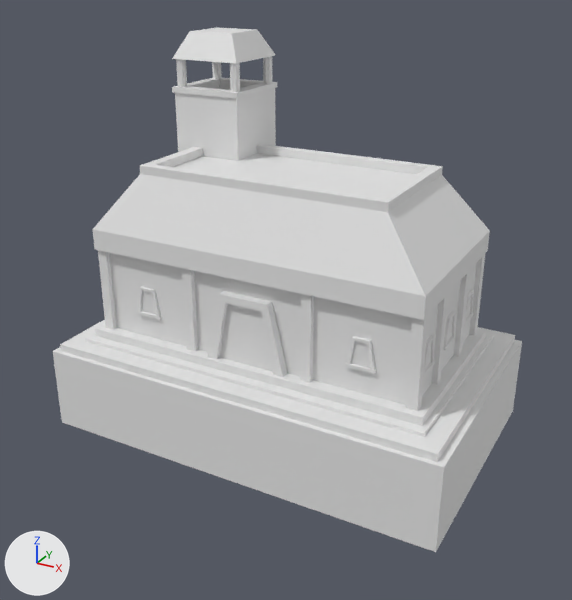
The COLLADA model art/meshes/structural/incas/civic_centre.dae as it was, and as the next commit left it.
Rendered twice from a 50 mm camera at (23.2, -42.8, 24.5) aimed at (0.4, -1.3, 3.7). The lights are fixed; the arrows at lower left show +X, +Y and +Z. Vertices at the same position are counted once.
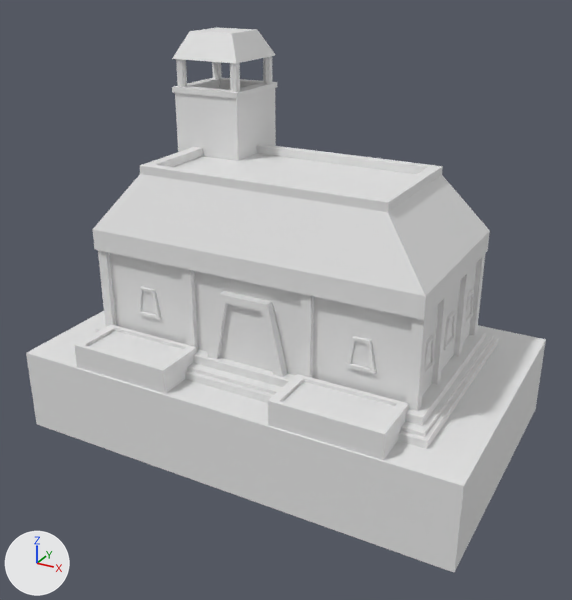
Boxes [x1, y1, x2, y2] around the edits, measured in the pictures (572 x 600 px; the box of a moved part takes in the faces that stretch with it):
'Cube_006', reshaped (11% wider): before [53, 27, 522, 552]; after [26, 27, 546, 573]
part 1 of me_cube_009, added: after [74, 324, 197, 394]
part 2 of me_cube_009, added: after [268, 374, 409, 460]
part 3 of me_cube_009, moved or reshaped: before [53, 320, 522, 552]; after [26, 311, 546, 573]

The edits, one by one:
me_cube_009 is used by ob_cube_006; location (0.0, 0.0, -1.04).
Verts and faces of me_cube_009; kept vertices keep their numbers, new ones are numbered from 512.
Before the commit, vertices of me_cube_009: 0 (-13.8, -8.4, -5.0) at pixel (61, 422), 1 (-13.8, -8.4, 0.7) at pixel (52, 351), 2 (-13.8, 8.4, -5.0), 3 (-13.8, 8.4, 0.7), 4 (13.8, -8.4, -5.0) at pixel (435, 552).
Before the commit, vertices of me_cube_009: 5 (13.8, -8.4, 0.7) at pixel (444, 467), 6 (13.8, 8.4, -5.0) at pixel (512, 410), 7 (13.8, 8.4, 0.7) at pixel (522, 341), 504 (-13.3, -8.1, -4.5), 505 (-13.3, -8.1, 1.2) at pixel (60, 344).
Before the commit, vertices of me_cube_009: 506 (-13.3, 8.1, -4.5), 507 (-13.3, 8.1, 1.2), 508 (13.3, -8.1, -4.5), 509 (13.3, -8.1, 1.2) at pixel (437, 454), 510 (13.3, 8.1, -4.5).
Before the commit, vertices of me_cube_009: 511 (13.3, 8.1, 1.2) at pixel (515, 335).
me_cube_009 had 512 vertices, 624 faces and spanned x -13.8..13.8, y -8.4..8.4, z -5.0..20.7.
me_cube_009 now has 544 vertices, 676 faces and spans x -15.2..15.2, y -9.5..9.5, z -5.0..20.7.
me_cube_009 part 1: a new loose piece of 16 vertices spanning x -10.7..-3.6, y -9.4..-5.9, z 0.7..2.3.
me_cube_009 part 2: a new loose piece of 16 vertices spanning x 3.6..10.7, y -9.4..-5.9, z 0.7..2.3.
Part 3, on me_cube_009:
Vertex 0 moves to (-15.2, -9.5, -5.0), pixel (36, 424).
Vertex 1 moves to (-15.2, -9.5, 0.7), pixel (26, 352).
Vertex 2 moves to (-15.2, 9.5, -5.0).
Vertex 3 moves to (-15.2, 9.5, 0.7).
Vertex 4 moves to (15.2, -9.5, -5.0), pixel (454, 572).
Vertex 5 moves to (15.2, -9.5, 0.7), pixel (463, 486).
Vertex 6 moves to (15.2, 9.5, -5.0), pixel (535, 409).
Vertex 7 moves to (15.2, 9.5, 0.7), pixel (545, 339).
Vertex 504 moves to (-12.4, -7.3, -4.5).
Vertex 505 moves to (-12.4, -7.3, 1.2), pixel (79, 342).
Vertex 506 moves to (-12.4, 7.3, -4.5).
Vertex 507 moves to (-12.4, 7.3, 1.2).
Vertex 508 moves to (12.4, -7.3, -4.5).
Vertex 509 moves to (12.4, -7.3, 1.2), pixel (427, 441).
Vertex 510 moves to (12.4, 7.3, -4.5).
Vertex 511 moves to (12.4, 7.3, 1.2), pixel (498, 337).
